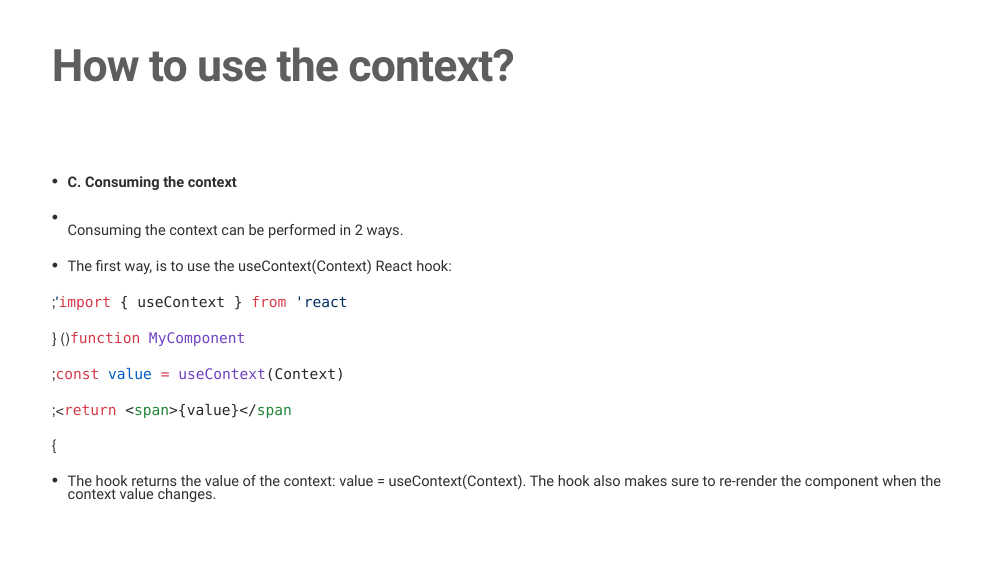
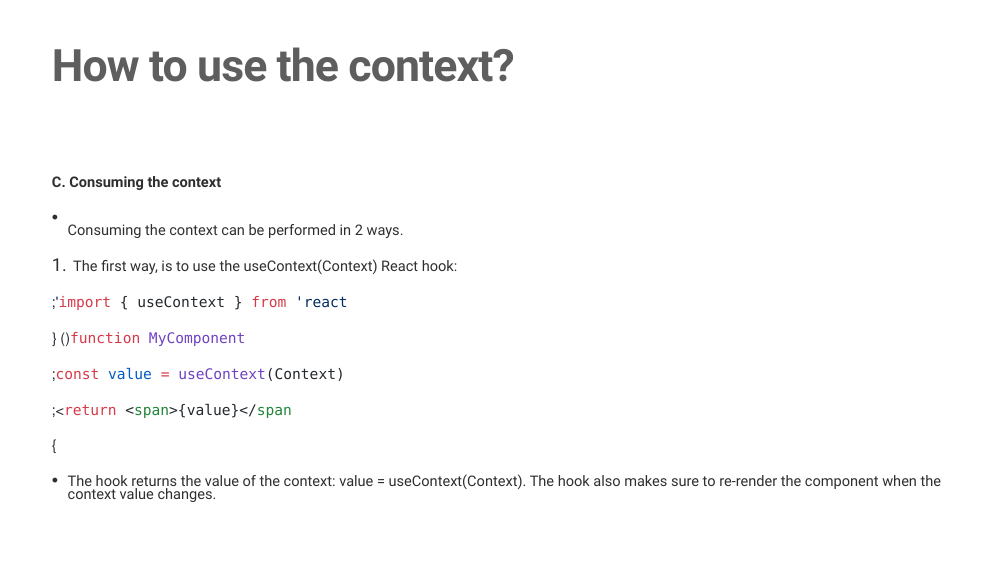
Before and after one commit to JS-RUH-1/React-Lessons, a slide deck: slide 7 of useContext.pptx. Drawn at 1008x567 pixels with LibreOffice and Linux fonts; fonts in the diff are those of the drawing; background and template pictures are left out. Boxes give left, top, right and bottom in pixels: in the first picture for what was removed or moved away, otherwise in the second. Text is boxed around its words. In the diff, an @@ line names an element or a change of style, - is before the commit and + after.

```diff
--- a/useContext.pptx
+++ b/useContext.pptx
@@ text at box(52, 176, 458, 274): bullet • to none; bullet • to 1. @@
```
Also in this commit, not shown: 2 other slides changed, 1 other file.
